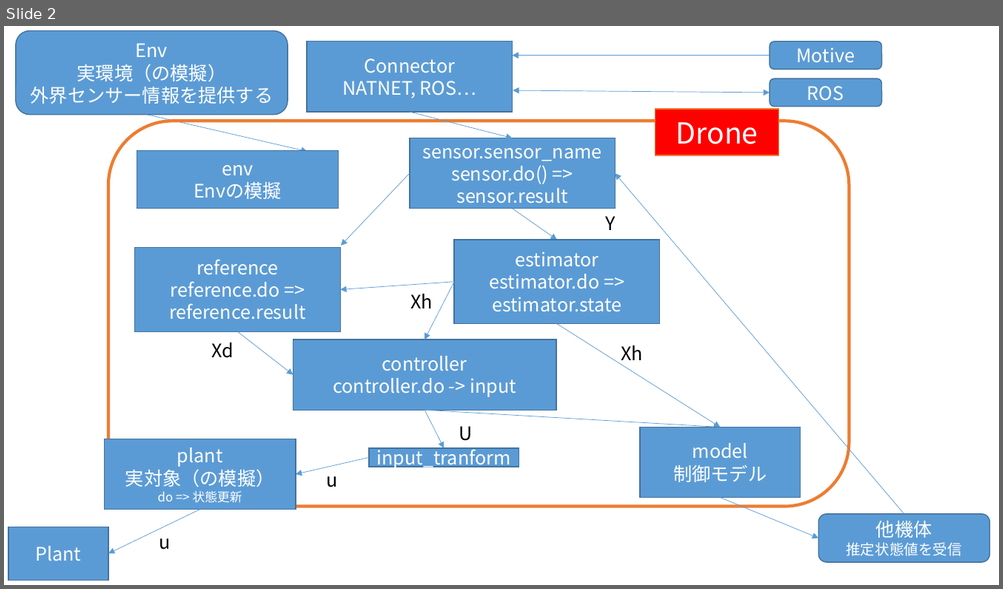
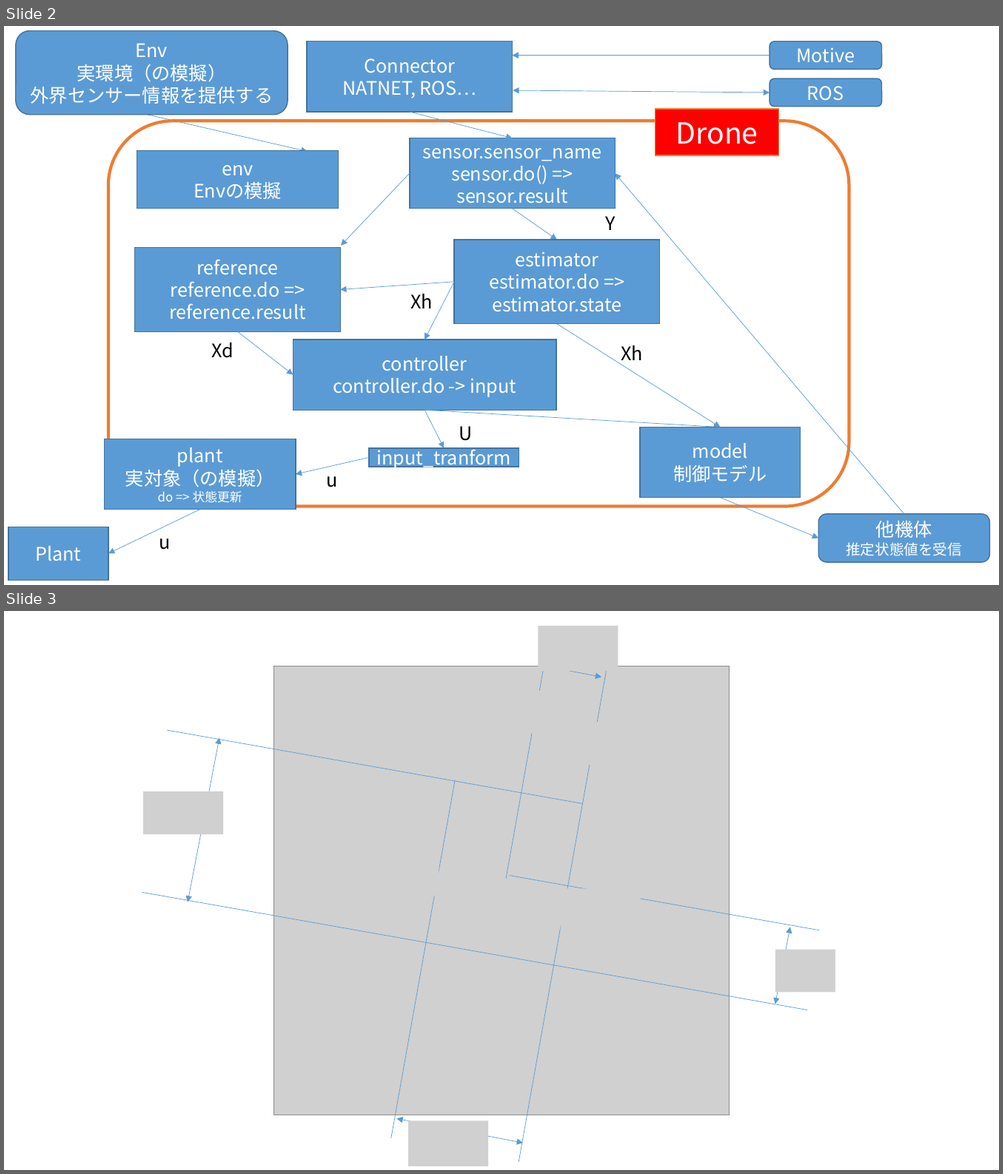
Before and after one commit to kasekiguchi/drone, a slide deck: class_description.pptx. Shown one above the other, each under a label of ours: slide 2 before the commit, slides 2 and 3 after it. The pictures are 1003x589 and 1003x1174 pixels, drawn with LibreOffice and Linux fonts; fonts in the diff are those of the drawing; grey boxes stand for pictures. Boxes give left, top, right and bottom in pixels: in the first picture for what was removed or moved away, otherwise in the second. Text is boxed around its words. In the diff, an @@ line names an element or a change of style, - is before the commit and + after.

```diff
--- a/class_description.pptx
+++ b/class_description.pptx
@@ slide 3 added at [4, 611, 999, 1170], background #FFFFFF @@
@@ picture added at [538, 626, 618, 672] @@
@@ line added from (506, 879) to (547, 647), #5B9BD5 0.5 pt @@
@@ picture added at [273, 667, 728, 1116] @@
@@ line added from (519, 1162) to (609, 658), #5B9BD5 0.5 pt @@
@@ double arrow added from (545, 667) to (602, 678), #5B9BD5 0.5 pt @@
@@ picture added at [382, 695, 462, 738] @@
@@ picture added at [492, 691, 572, 733] @@
@@ line added from (582, 803) to (167, 730), #5B9BD5 0.5 pt @@
@@ double arrow added from (219, 738) to (188, 902), #5B9BD5 0.5 pt @@
@@ picture added at [586, 722, 666, 765] @@
@@ line added from (391, 1139) to (455, 780), #5B9BD5 0.5 pt @@
@@ picture added at [143, 792, 222, 834] @@
@@ picture added at [358, 854, 438, 896] @@
@@ line added from (819, 931) to (509, 876), #5B9BD5 0.5 pt @@
@@ line added from (807, 1010) to (142, 892), #5B9BD5 0.5 pt @@
@@ picture added at [560, 889, 640, 931] @@
@@ double arrow added from (790, 927) to (776, 1004), #5B9BD5 0.5 pt @@
@@ picture added at [776, 950, 836, 992] @@
@@ double arrow added from (396, 1119) to (523, 1144), #5B9BD5 0.5 pt @@
@@ picture added at [408, 1122, 488, 1167] @@
```
Also in this commit, not shown: 40 other files.
